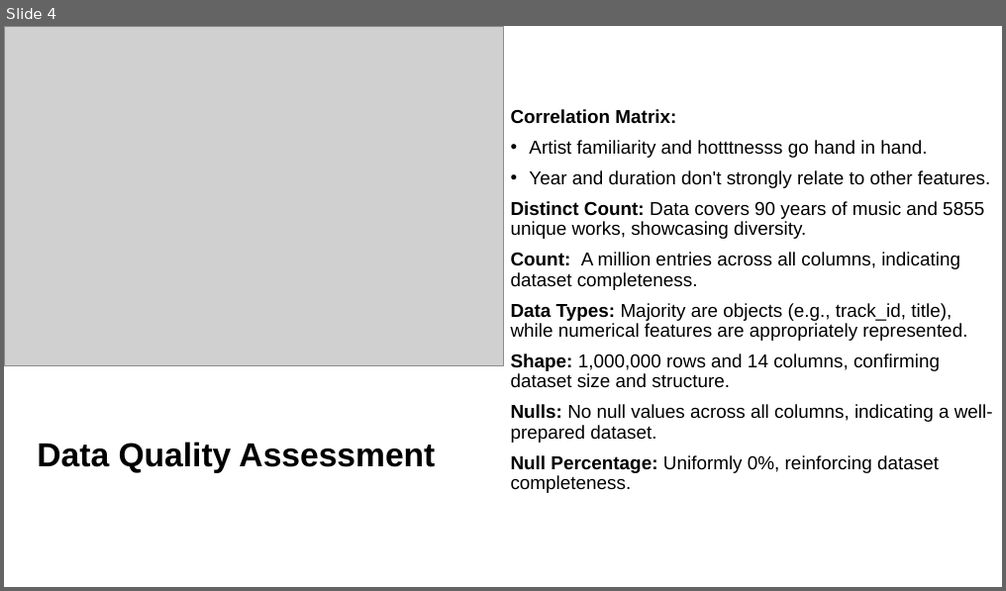
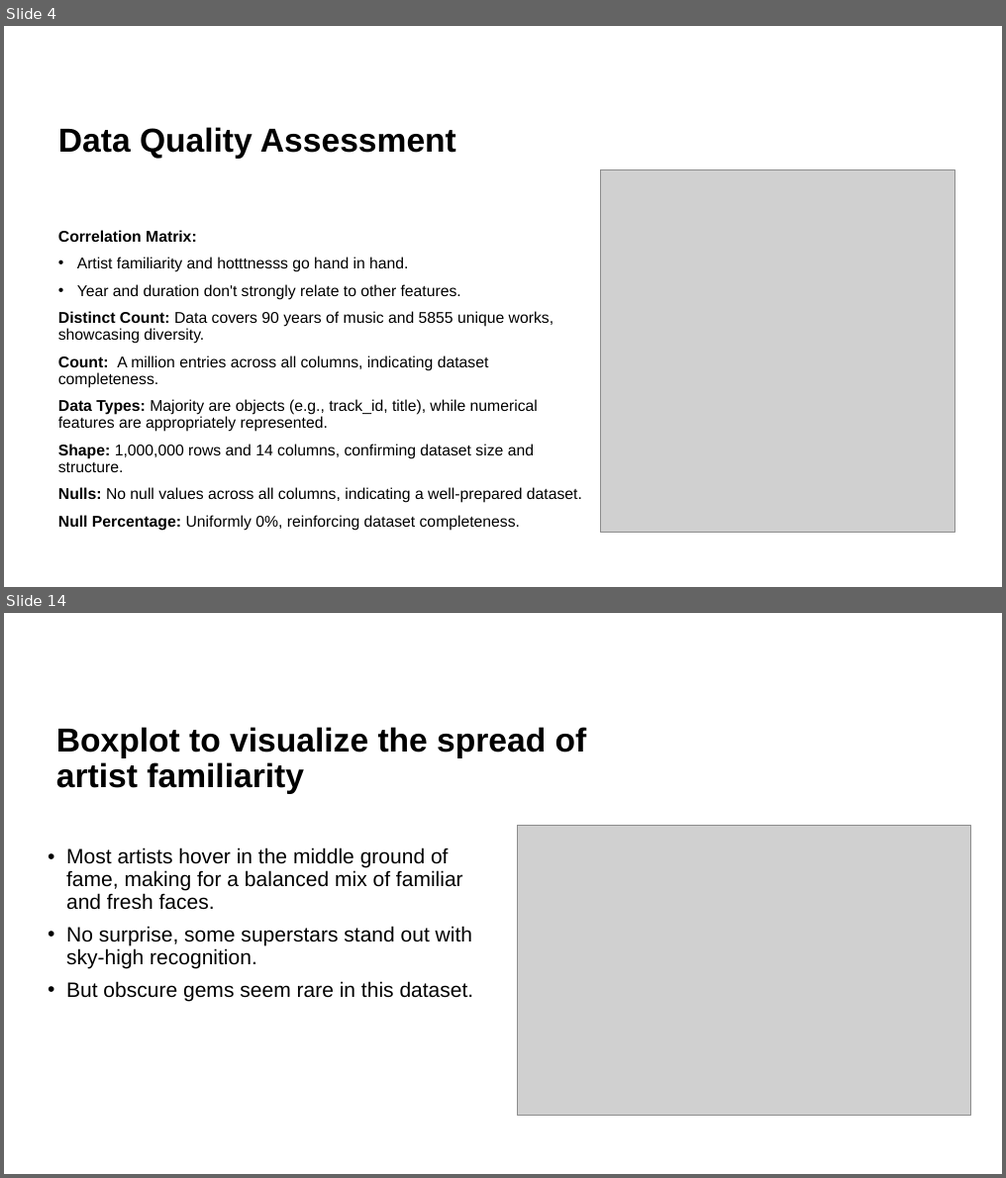
Before and after one commit to majb90/MIS548-Group-6, a slide deck: Project Presentation.pptx. Shown one above the other, each under a label of ours: slide 4 before the commit, slides 4 and 14 after it; the slides between them are not shown. The pictures are 1006x591 and 1006x1178 pixels, drawn with LibreOffice and Linux fonts; fonts in the diff are those of the drawing; grey boxes stand for pictures. Boxes give left, top, right and bottom in pixels: in the first picture for what was removed or moved away, otherwise in the second. Text is boxed around its words. In the diff, an @@ line names an element or a change of style, - is before the commit and + after.

```diff
--- a/Project Presentation.pptx
+++ b/Project Presentation.pptx
@@ slide 14 added at [4, 613, 1002, 1174], background #FFFFFF @@
@@ title added at [56, 727, 587, 794], 32 pt, text #000000, bold @@
+Boxplot to visualize the spread of artist familiarity
@@ text added at [66, 848, 474, 1001], 20 pt, text #000000 @@
+• Most artists hover in the middle ground of fame, making for a balanced mix of familiar and fresh faces.
+• No surprise, some superstars stand out with sky-high recognition.
+• But obscure gems seem rare in this dataset.
@@ picture added at [518, 826, 970, 1115] @@
@@ slide 4 changed as well @@
@@ title "Data Quality Assessment": place and size @@
-title "Data Quality Assessment" at [37, 442, 435, 473]
+title "Data Quality Assessment" at [58, 127, 456, 159]
@@ title "Data Quality Assessment" at [58, 127, 456, 159]: vertical alignment middle to bottom @@
@@ picture: place and size @@
-picture at [4, 26, 503, 366]
+picture at [601, 170, 955, 533]
@@ text "Correlation Matrix:": place and size @@
-text "Correlation Matrix:" at [511, 109, 993, 493]
+text "Correlation Matrix:" at [58, 230, 582, 531]
@@ text "Correlation Matrix:" at [58, 230, 582, 531]: size 18 to 15 pt; vertical alignment middle to top @@
```
Also in this commit, not shown: 4 other slides changed, 16 other slides added, 1 slide removed.
